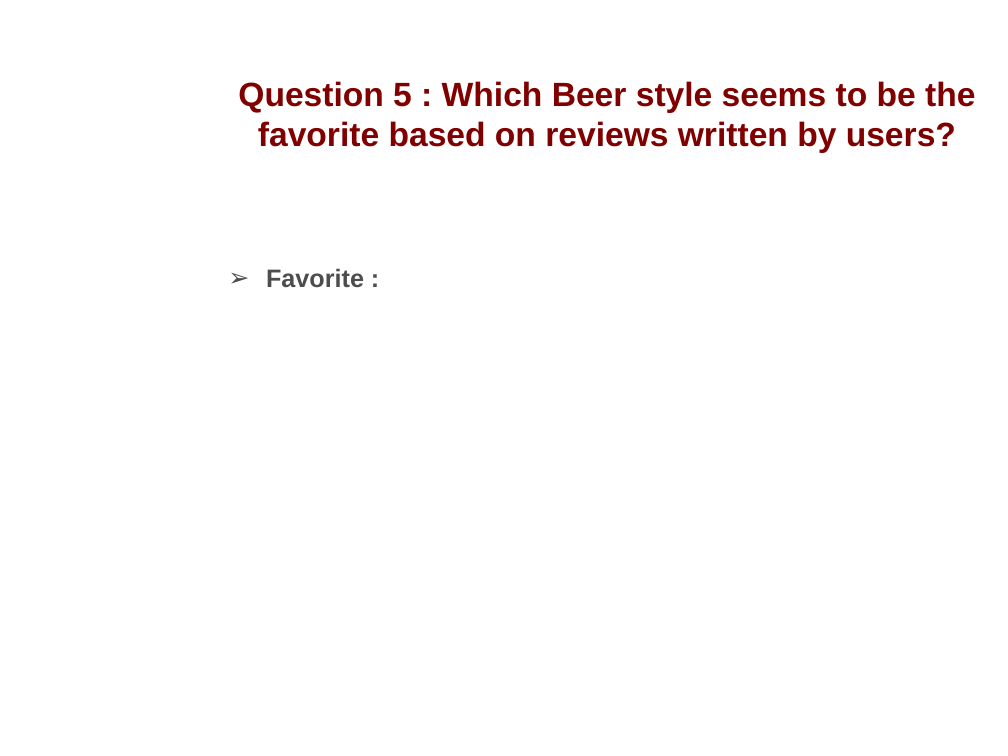
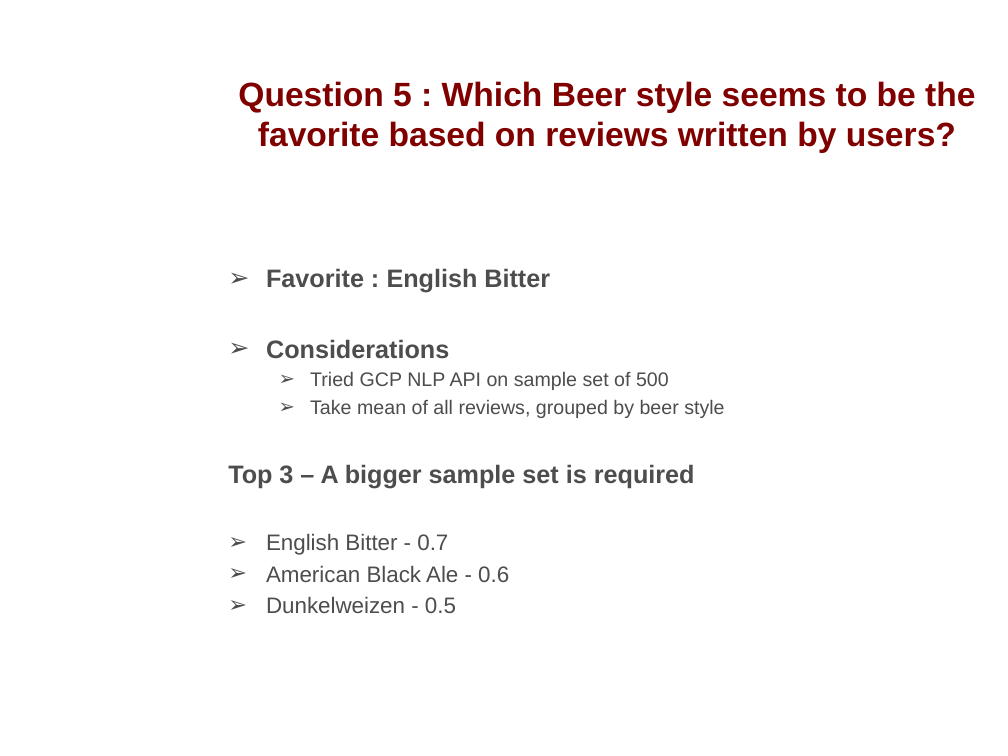
Before and after one commit to anmolmore/evolent-health, a slide deck: slide 8 of Anmol_More_Presentation.pptx. Drawn at 1008x756 pixels with LibreOffice and Linux fonts; fonts in the diff are those of the drawing; background and template pictures are left out. Boxes give left, top, right and bottom in pixels: in the first picture for what was removed or moved away, otherwise in the second. Text is boxed around its words. In the diff, an @@ line names an element or a change of style, - is before the commit and + after.

Commit message:
add answers to all questions

```diff
--- a/Anmol_More_Presentation.pptx
+++ b/Anmol_More_Presentation.pptx
@@ text at (228,268,724,613): text changed; size 18 to 14 pt; bold off @@
-➢ Favorite :
+➢ Favorite : English Bitter
+➢ Considerations
+  ➢ Tried GCP NLP API on sample set of 500
+  ➢ Take mean of all reviews, grouped by beer style
+Top 3 – A bigger sample set is required
+➢ English Bitter - 0.7
+➢ American Black Ale - 0.6
+➢ Dunkelweizen - 0.5
```
Also in this commit, not shown: 3 other slides changed, 3 other files.
